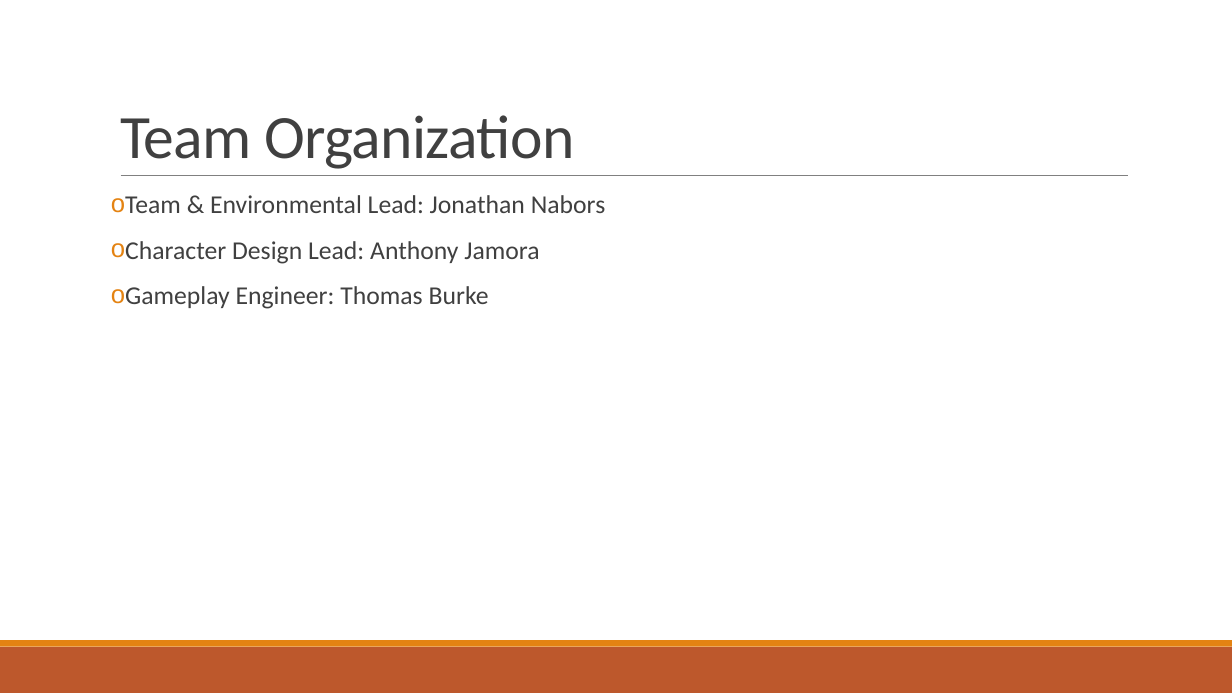
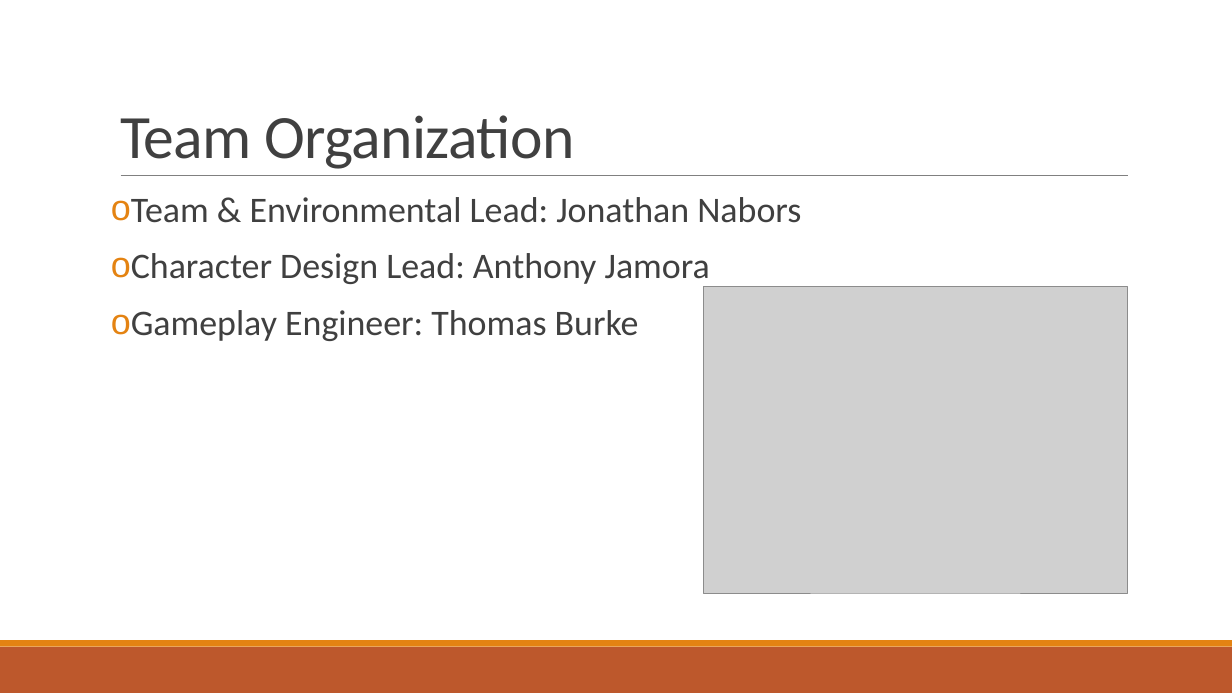
Before and after one commit to jonnynabors/Belly-Of-The-Beast, a slide deck: slide 4 of Documentation/Unity Game Development Plan.pptx. Drawn at 1232x693 pixels with LibreOffice and Linux fonts; fonts in the diff are those of the drawing; grey boxes stand for pictures. Boxes give left, top, right and bottom in pixels: in the first picture for what was removed or moved away, otherwise in the second. Text is boxed around its words. In the diff, an @@ line names an element or a change of style, - is before the commit and + after.

```diff
--- a/Documentation/Unity Game Development Plan.pptx
+++ b/Documentation/Unity Game Development Plan.pptx
@@ text "Team & Environmental Lead: Jonathan ..." at [131, 197, 801, 341]: size 20 to 28 pt @@
@@ picture added at [703, 287, 1128, 593] @@
```
Also in this commit, not shown: 6 other slides changed, 2 other files.
